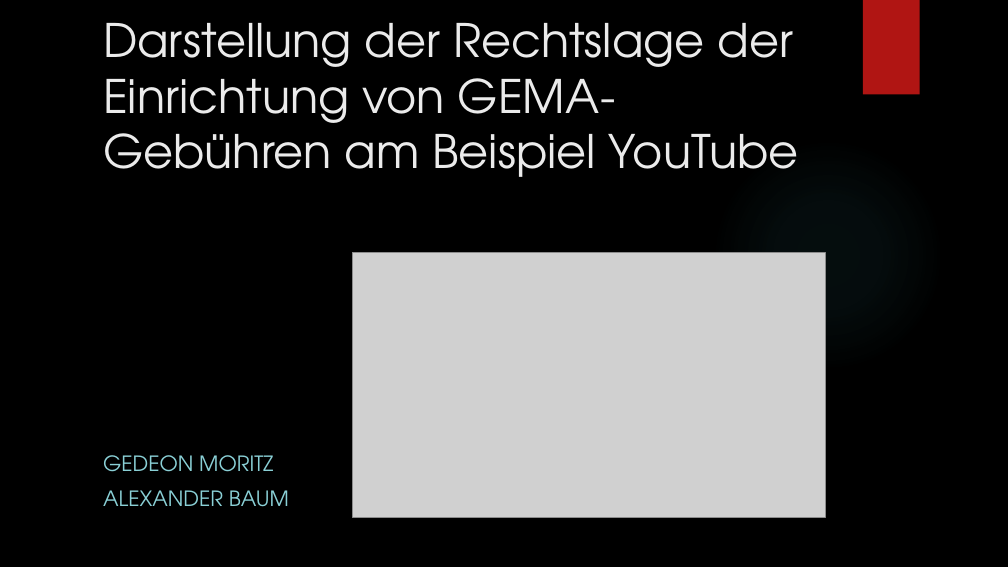
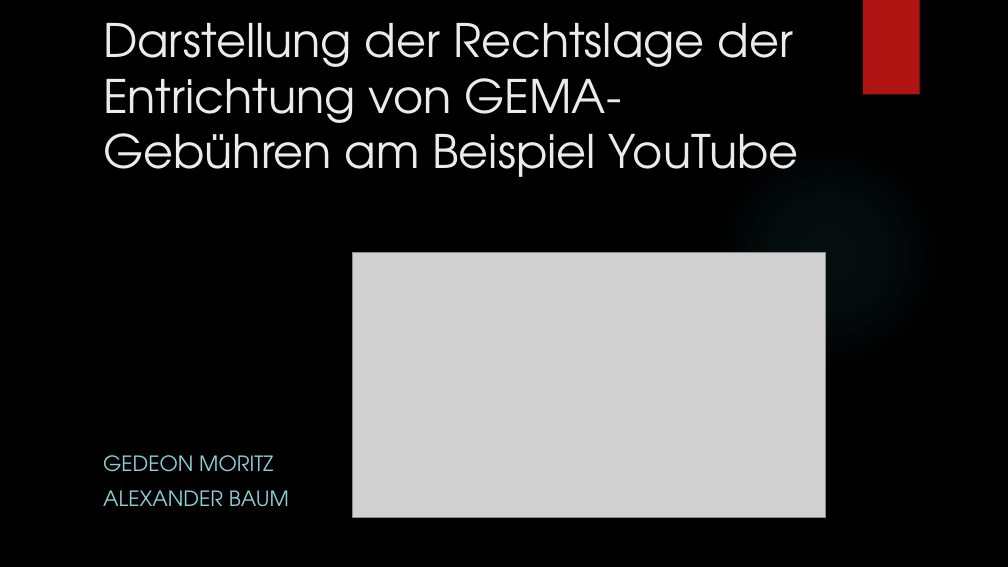
Before and after one commit to 4lexBaum/it-recht-s5, a slide deck: slide 1 of Präsentation/it_recht_gema_youtube_final.pptx. Drawn at 1008x567 pixels with LibreOffice and Linux fonts; fonts in the diff are those of the drawing; grey boxes stand for pictures; background and template pictures are left out. Boxes give left, top, right and bottom in pixels: in the first picture for what was removed or moved away, otherwise in the second. Text is boxed around its words. In the diff, an @@ line names an element or a change of style, - is before the commit and + after.

```diff
--- a/Präsentation/it_recht_gema_youtube_final.pptx
+++ b/Präsentation/it_recht_gema_youtube_final.pptx
@@ title at (103,23,799,177): text changed @@
-Darstellung der Rechtslage der Einrichtung von GEMA-Gebühren am Beispiel YouTube
+Darstellung der Rechtslage der Entrichtung von GEMA-Gebühren am Beispiel YouTube
```
Also in this commit, not shown: 5 other slides changed, 2 other files.
